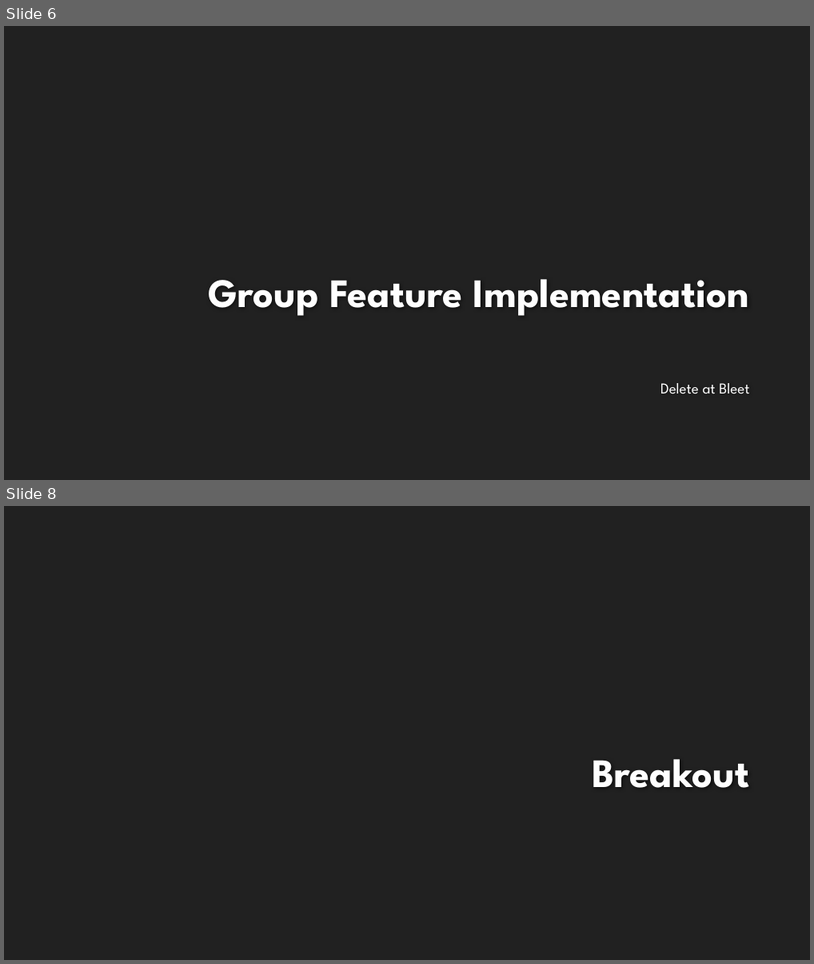
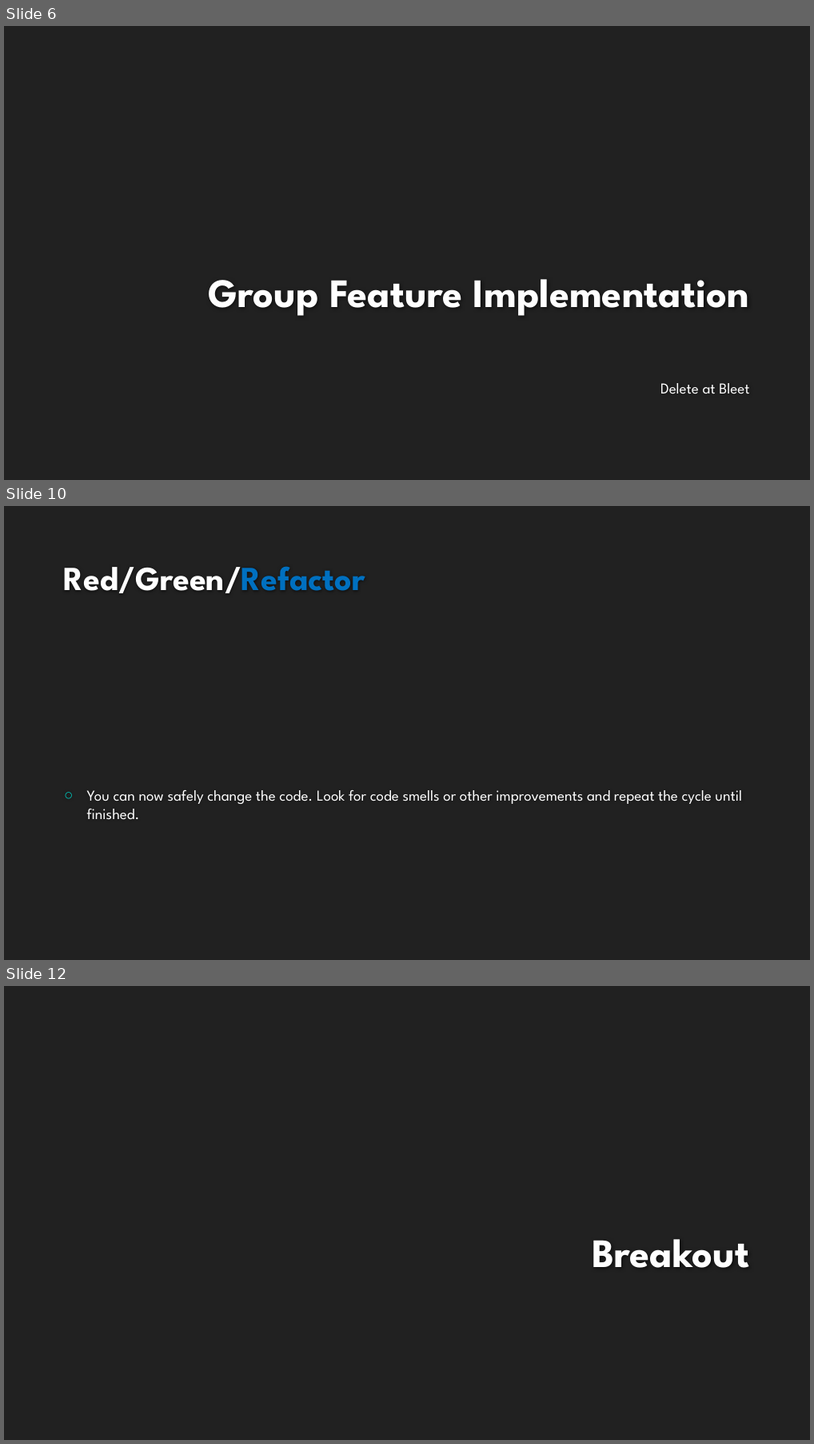
Before and after one commit to francesco-desensi/tdd-workshop, a slide deck: doc/TDD Workshop - TDD In Practice with AngularJS - Hands-on.pptx. Shown one above the other, each under a label of ours: slides 6 and 8 before the commit, slides 6, 10 and 12 after it; the slides between them are not shown. The pictures are 814x964 and 814x1444 pixels, drawn with LibreOffice and Linux fonts; fonts in the diff are those of the drawing; background and template pictures are left out. Boxes give left, top, right and bottom in pixels: in the first picture for what was removed or moved away, otherwise in the second. Text is boxed around its words. In the diff, an @@ line names an element or a change of style, - is before the commit and + after.

```diff
--- a/doc/TDD Workshop - TDD In Practice with AngularJS - Hands-on.pptx
+++ b/doc/TDD Workshop - TDD In Practice with AngularJS - Hands-on.pptx
@@ slide 10 added at <box>4,506,810,960</box>, background #212121 @@
@@ title added at <box>64,566,366,593</box>, 40 pt, text #FFFFFF, bold @@
+Red/Green/Refactor
@@ text added at <box>87,790,742,820</box>, 18 pt, text #FFFFFF @@
+○ You can now safely change the code. Look for code smells or other improvements and repeat the cycle until finished.
@@ what was slide 8 is now slide 12 @@
```
Also in this commit, not shown: 1 slide changed, 3 other slides added.
